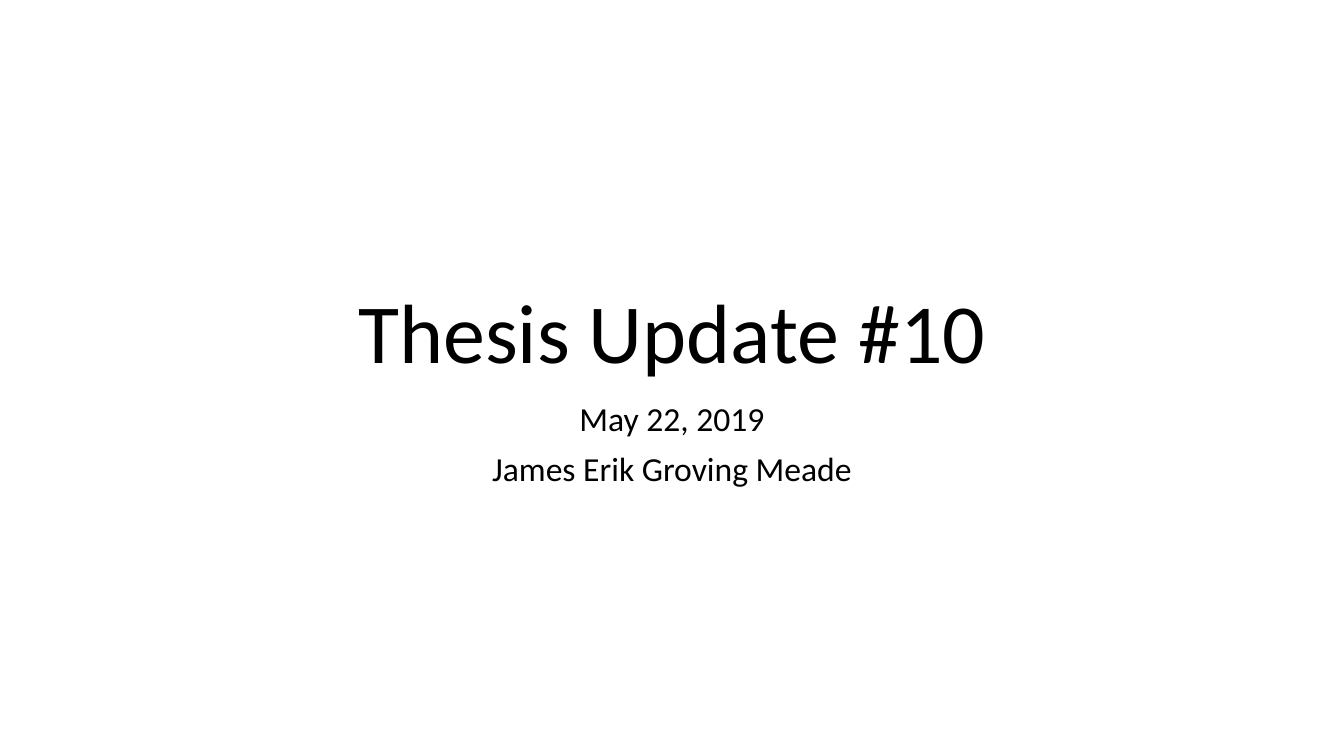
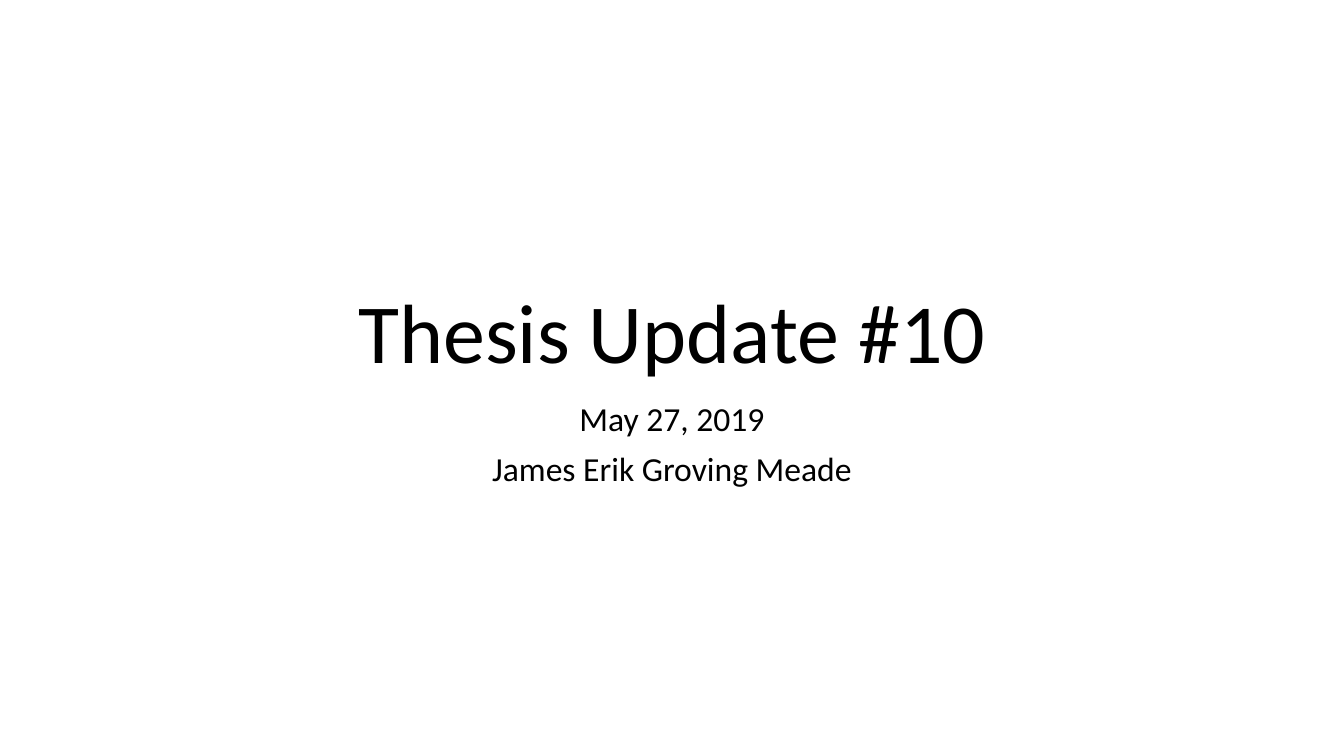
Before and after one commit to erikgroving/NeuralNetworkHardwareAccelerator, a slide deck: slide 1 of WeeklyPresentations/update10_05_26.pptx. Drawn at 1344x756 pixels with LibreOffice and Linux fonts; fonts in the diff are those of the drawing. Boxes give left, top, right and bottom in pixels: in the first picture for what was removed or moved away, otherwise in the second. Text is boxed around its words. In the diff, an @@ line names an element or a change of style, - is before the commit and + after.

```diff
--- a/WeeklyPresentations/update10_05_26.pptx
+++ b/WeeklyPresentations/update10_05_26.pptx
@@ subtitle at bbox=[579, 409, 764, 437]: text changed @@
-May 22, 2019
+May 27, 2019
```
Also in this commit, not shown: 2 other slides changed, 13 slides added, 1 slide removed, 4 other files.
